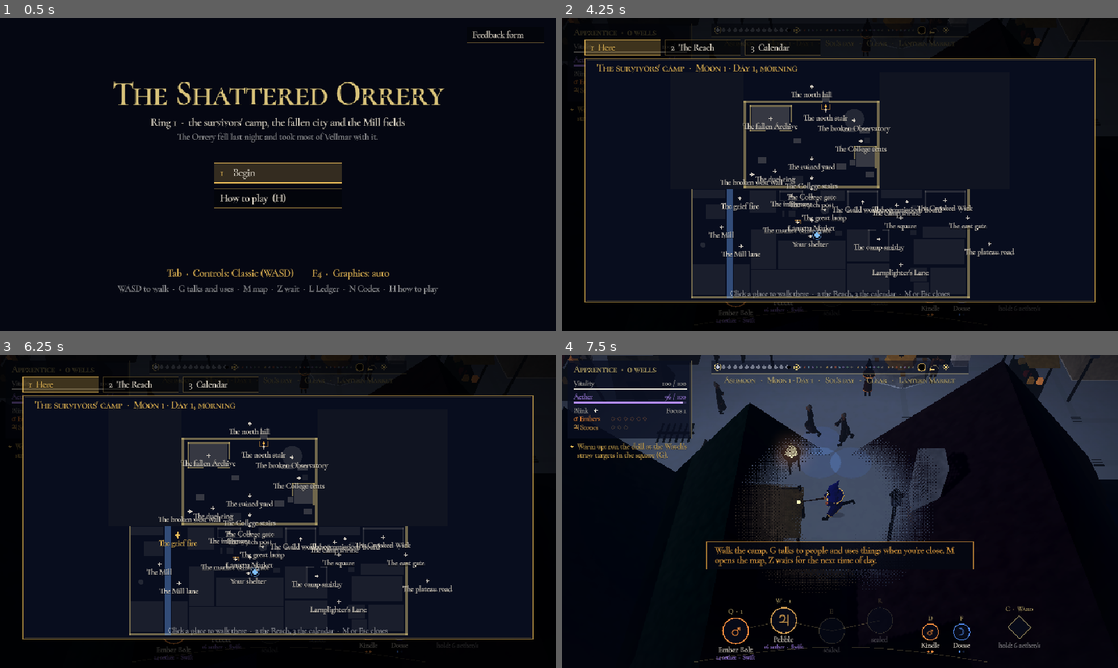
Above: before the commit, frames 1-4 (two rows, left to right).
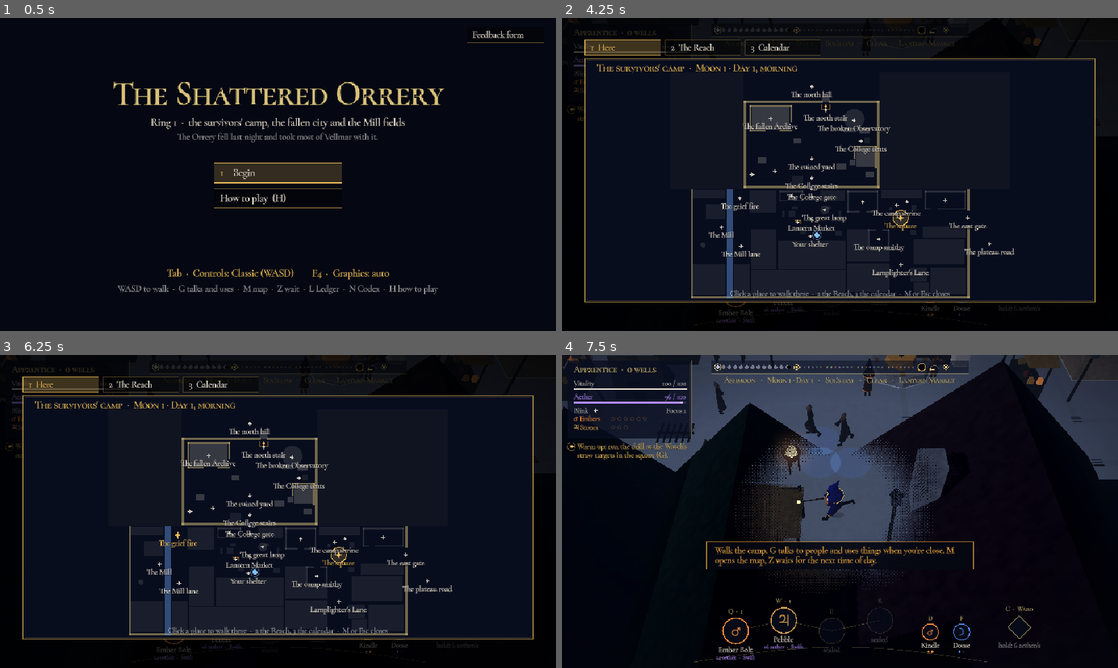
Above: after the commit, the same moments.

Repository: yhyuen/wizard
Game: Godot game, scene res://scenes/main.tscn
Same seed, same stepped clock (60 frames per second), same inputs: the game is played once before the commit and once after it.
Inputs (mouse positions are in pixels of both pictures, inside the frame that each line leads up to):
- Up to frame 1 (0.5 s): no input
- Up to frame 2 (4.25 s): tap Enter (confirm) at 0.5 s; drag from (840, 174) to (895, 105) at 0.52 s; drag from (840, 174) to (812, 237) at 1.27 s; move the mouse to (895, 105) at 2.02 s; hold Right 2.03-2.75 s; tap 2 (cant2) at 2.1 s; click (895, 105) at 2.17 s; drag from (812, 237) to (673, 127) at 2.77 s; move the mouse to (1006, 221) at 3.52 s; hold Left from 3.53 s (still down); tap Tab (controls) at 3.6 s; click (1006, 221) at 3.67 s; tap M (map) at 4.15 s
- Up to frame 3 (6.25 s): release Left at 4.25 s; drag from (111, 464) to (194, 433) at 4.27 s; tap Enter (confirm) at 5, 5.75 s; move the mouse to (305, 511) at 5.02 s; hold Down 5.03-5.75 s; tap D (lol_cant1) at 5.1 s; click (305, 511) at 5.17 s; tap F1 (practice) at 5.65 s; drag from (194, 433) to (166, 527) at 5.77 s
- Up to frame 4 (7.5 s): tap Enter (confirm) at 6.5, 7.25 s; move the mouse to (962, 495) at 6.52 s; hold Up 6.53-7.25 s; hold Right mouse button (lol_move) 6.53-7.25 s; click (962, 495) at 6.67 s; drag from (728, 527) to (812, 574) at 7.27 s

Frame 1 is identical in both runs. In frame 2, 0.9% of the frame differs, in the area x 0-74%, y 28-70%; in frame 3, 0.9%; in frame 4, less than 0.1%.

Commit message:
Onboarding 3: the map rings the next step's place, the HUD compass points to it (N-8.4)
Main line steps name where they happen (`at`); the Here map rings that place in gold and drops
labels that would overlap; the HUD star before the gold step becomes a needle toward it.

Co-Authored-By: Claude Opus 5.5 (1M context) <noreply@anthropic.com>
Claude-Session: https://claude.ai/code/session_014DYaDA1YcPfQR3zEURyMDU

Diff:
--- a/data/world/main_line.json
+++ b/data/world/main_line.json
@@ -1,20 +1,20 @@
 {
- "_doc": "The main line (UI spec §3.4; build item N-1.5): one gold step under the vitals naming the next main-story action, in the camp's voice. The first step whose when (a story condi …(142 unchanged characters)…
+ "_doc": "The main line (UI spec §3.4; build item N-1.5): one gold step under the vitals naming the next main-story action, in the camp's voice. at (N-8.4): map:place where it happens, glowing on the map and pointed at by the HUD's compass needle. The first step whose when (a story condi …(142 unchanged characters)…
  "steps": [
-  {"when": "loop == 1 and not f(\"drill_done\") and day <= 2", "text": "Warm up: run the drill at the Watch's straw targets in the square (G)."},
-  {"when": "not seen(\"crane_lesson\") and day <= 2", "text": "Crane's lesson is at Morning on Ashmoon 3, by the College tents. Till then, meet the camp (G), and sleep on your cot to end the day."},
-  {"when": "not seen(\"crane_lesson\") and day <= 4", "text": "Be on the practice ground by the College tents at Morning on Ashmoon 3: Crane wants every apprentice."},
-  {"when": "not seen(\"marrow_lesson\") and day <= 6", "text": "Lector Marrow teaches on the practice ground at Morning on Ashmoon 5. Till then, the commissions board in the square has paid work."},
-  {"when": "on_road(\"lamplighter\") and not f(\"rule_one\")", "text": "Fennick wants you at the Guild bench, at the back of the market."},
-  {"when": "on_road(\"lamplighter\") and day == 70 and not seen(\"reckoning\")", "text": "The Market reckoning is this morning, in the Lantern Market."},
+  {"when": "loop == 1 and not f(\"drill_done\") and day <= 2", "at": "camp:square", "text": "Warm up: run the drill at the Watch's straw targets in the square (G)."},
+  {"when": "not seen(\"crane_lesson\") and day <= 2", "at": "camp:college_tents", "text": "Crane's lesson is at Morning on Ashmoon 3, by the College tents. Till then, meet the camp (G), and sleep on your cot to end the day."},
+  {"when": "not seen(\"crane_lesson\") and day <= 4", "at": "camp:college_tents", "text": "Be on the practice ground by the College tents at Morning on Ashmoon 3: Crane wants every apprentice."},
+  {"when": "not seen(\"marrow_lesson\") and day <= 6", "at": "camp:college_tents", "text": "Lector Marrow teaches on the practice ground at Morning on Ashmoon 5. Till then, the commissions board in the square has paid work."},
+  {"when": "on_road(\"lamplighter\") and not f(\"rule_one\")", "at": "camp:guild_bench", "text": "Fennick wants you at the Guild bench, at the back of the market."},
+  {"when": "on_road(\"lamplighter\") and day == 70 and not seen(\"reckoning\")", "at": "camp:market", "text": "The Market reckoning is this morning, in the Lantern Market."},
   {"when": "on_road(\"lamplighter\") and day < 70 and day >= 57", "text": "The Market reckoning is on the morning of Seedmoon 14. Fennick wants you in the black by nightfall."},
-  {"when": "day >= 8 and day <= 28 and not f(\"cellar_asked\")", "text": "Aldous at the Mill has been asking for you."},
-  {"when": "f(\"cellar_asked\") and not f(\"cellar_done\") and day <= 28", "text": "Aldous needs his seed barley. Go down into the Mill cellar, under the mill."},
-  {"when": "day >= 6 and day <= 7 and not on_road(\"lamplighter\")", "text": "Free days. Try the commissions board in the square, the duel ring by the College, or the north stair down into the ruins."},
-  {"when": "day <= 49 and not seen(\"thaw_exam\") and not on_road(\"lamplighter\")", "text": "The Thaw examination is at Morning on Thaw 21, on the practice ground by the College tents."},
+  {"when": "day >= 8 and day <= 28 and not f(\"cellar_asked\")", "at": "camp:mill", "text": "Aldous at the Mill has been asking for you."},
+  {"when": "f(\"cellar_asked\") and not f(\"cellar_done\") and day <= 28", "at": "fields:mill_cellar", "text": "Aldous needs his seed barley. Go down into the Mill cellar, under the mill."},
+  {"when": "day >= 6 and day <= 7 and not on_road(\"lamplighter\")", "at": "camp:board", "text": "Free days. Try the commissions board in the square, the duel ring by the College, or the north stair down into the ruins."},
+  {"when": "day <= 49 and not seen(\"thaw_exam\") and not on_road(\"lamplighter\")", "at": "camp:college_tents", "text": "The Thaw examination is at Morning on Thaw 21, on the practice ground by the College tents."},
   {"when": "day >= 57 and day < 67 and not f(\"daybook_asked\")", "text": "Wren has been looking for you."},
   {"when": "f(\"daybook_yes\") and day <= 67 and not f(\"daybook\")", "text": "Meet Wren at the Archive stair, past the Kiln, on Seedmoon 11."},
-  {"when": "not k(\"trial_warden\")", "text": "Go down the north stair and find a way through the College halls to the Kiln."},
+  {"when": "not k(\"trial_warden\")", "at": "camp:north_door", "text": "Go down the north stair and find a way through the College halls to the Kiln."},
   {"when": "not seen(\"archive_stair\")", "text": "Go on past the Kiln hall, deeper into the College."}
  ]
 }
--- a/scripts/game/slice.gd
+++ b/scripts/game/slice.gd
@@ -268,10 +268,22 @@
 
 
 func main_line() -> String:
+	return str(_main_step().get("text", ""))
+
+
+## Where the main line's step happens (its `at`, N-8.4): {"map", "place"}, or {} if it names none.
+func main_goal() -> Dictionary:
+	var at: String = str(_main_step().get("at", ""))
+	if not ":" in at:
+		return {}
+	return {"map": at.get_slice(":", 0), "place": at.get_slice(":", 1)}
+
+
+func _main_step() -> Dictionary:
 	for st in main_steps:
 		if story.test(str(st["when"])):
-			return str(st["text"])
-	return ""
+			return st
+	return {}
 
 
 ## Fixed events (lives spec §6.2, N-1.5): each happens once a life, at its date and time of day.
@@ -1948,19 +1960,40 @@
 		star(er.get_center(), 4.0, HOURS)
 	var mouse := get_local_mouse_position()
 	var events: Array = story.known_events()
-	for id in m.places:
-		if id in ["streets", "college"]:
+	# The main line's place glows; its label, then the one under the mouse, win over any they'd
+	# overlap, and a label that would overlap one already drawn is left to its star (N-8.4).
+	var goal := main_goal()
+	var goal_here: String = str(goal.get("place", "")) if goal.get("map", "") == world.map_id and m.places.has(goal.get("place", "")) else ""
+	var order: Array = m.places.keys().filter(func(id): return not id in ["streets", "college"])
+	var hot_id := ""
+	for id in order:
+		if to_map(m.place_centre(id)).distance_to(mouse) < 26.0:
+			hot_id = id
+	order.sort_custom(func(a, b): return [goal_here == a, hot_id == a] > [goal_here == b, hot_id == b])
+	var labels: Array = []
+	if goal_here != "":
+		var gc: Vector2 = to_map(m.place_centre(goal_here))
+		draw_circle(gc, 13.0, Color(GOLD, 0.18))
+		draw_arc(gc, 13.0, 0, TAU, 24, Color(GOLD, 0.9), 1.5)
+	elif not goal.is_empty():
+		text(MAP_RECT.position + Vector2(20, 42), "The next step is on another map: %s (the Reach, 2)" % str(world.maps.get(goal["map"], {}).get("name", goal["map"])), 12, GOLD)
+	for id in order:
+		var c: Vector2 = to_map(m.place_centre(id))
+		var hot: bool = id == hot_id
+		var is_goal: bool = id == goal_here
+		star(c, 6.0 if hot or is_goal else 4.0, GOLD if hot or is_goal else Color(PAPER, 0.85))
+		buttons.append({"r": Rect2(c - Vector2(30, 14), Vector2(60, 40)), "act": map_walk.bind(id), "key": 0})
+		var name_s: String = m.place_name(id)
+		var lr := Rect2(c + Vector2(-text_w(name_s, 12) * 0.5 - 3, 6), Vector2(text_w(name_s, 12) + 6, 15))
+		if not (hot or is_goal) and labels.any(func(o): return o.intersects(lr)):
 			continue
-		var c: Vector2 = to_map(m.place_centre(id))
-		var hot := c.distance_to(mouse) < 26.0
-		star(c, 6.0 if hot else 4.0, GOLD if hot else Color(PAPER, 0.85))
-		text(c + Vector2(-70, 18), m.place_name(id), 12, GOLD if hot else PAPER, HORIZONTAL_ALIGNMENT_CENTER, 140)
+		labels.append(lr)
+		text(c + Vector2(-70, 18), name_s, 12, GOLD if hot or is_goal else PAPER, HORIZONTAL_ALIGNMENT_CENTER, 140)
 		var ky := c.y + 32
 		for e in events:
 			if id in str(e["where"]).split(", ") or _where_place(e["where"]) == id:
 				text(Vector2(c.x - 80, ky), "%s: %s" % [str(e["time"]).capitalize(), e["title"]], 11, HOURS, HORIZONTAL_ALIGNMENT_CENTER, 160)
 				ky += 13
-		buttons.append({"r": Rect2(c - Vector2(30, 14), Vector2(60, 40)), "act": map_walk.bind(id), "key": 0})
 	for p in world.people.list:
 		var known_as: String = KNOWN_PEOPLE.get(p.id, "")
 		if p.on and known_as != "" and run.knows(known_as):
--- a/scripts/hud.gd
+++ b/scripts/hud.gd
@@ -252,7 +252,7 @@
 	if main.mode == "world" and main.slice.screen == "world":
 		var step: String = main.slice.main_line()
 		if step != "":
-			star(Vector2(17, pr.end.y + 14), 3.5, PixelArt.GOLD)
+			_goal_mark(Vector2(16, pr.end.y + 14))
 			var rows_t: Array = main.slice.wrap_text(step, 200.0, 12)
 			for i in rows_t.size():
 				_text(Vector2(26, pr.end.y + 18 + i * 15), rows_t[i], 12, Color(PixelArt.GOLD, 0.9))
@@ -303,6 +303,25 @@
 ## four weeks of seven, each in its weekday Sphere's colour, today ringed, known calamities as dark
 ## discs, the Great Eclipse as a black sun at the end, and a dial for the time of day. In a fight
 ## it collapses to one line.
+## Beside the main line: a compass needle pointing at its place while it is on this map and you're
+## not there yet (UI spec: a compass, no minimap; N-8.4), else the gold star.
+func _goal_mark(at: Vector2) -> void:
+	var sl = main.slice
+	var goal: Dictionary = sl.main_goal()
+	var W = sl.world
+	if goal.is_empty() or goal["map"] != W.map_id or not W.map.places.has(goal["place"]) or W.here == goal["place"] or main.view == null:
+		star(at + Vector2(1, 0), 3.5, PixelArt.GOLD)
+		return
+	var d: Vector2 = main.view.to_screen(W.map.place_centre(goal["place"])) - main.view.to_screen(W.player_pos())
+	if d.length() < 1.0:
+		star(at + Vector2(1, 0), 3.5, PixelArt.GOLD)
+		return
+	d = d.normalized()
+	draw_arc(at, 7.0, 0, TAU, 16, Color(PixelArt.GOLD, 0.5), 1.0)
+	var side := Vector2(-d.y, d.x) * 2.5
+	draw_colored_polygon(PackedVector2Array([at + d * 7.0, at + side, at - d * 3.0, at - side]), PixelArt.GOLD)
+
+
 func _draw_moons() -> void:
 	var run = main.slice.run
 	var known := ""
Not shown, changed: docs/systems/frame.md
Not shown, changed: docs/systems/loop.md
